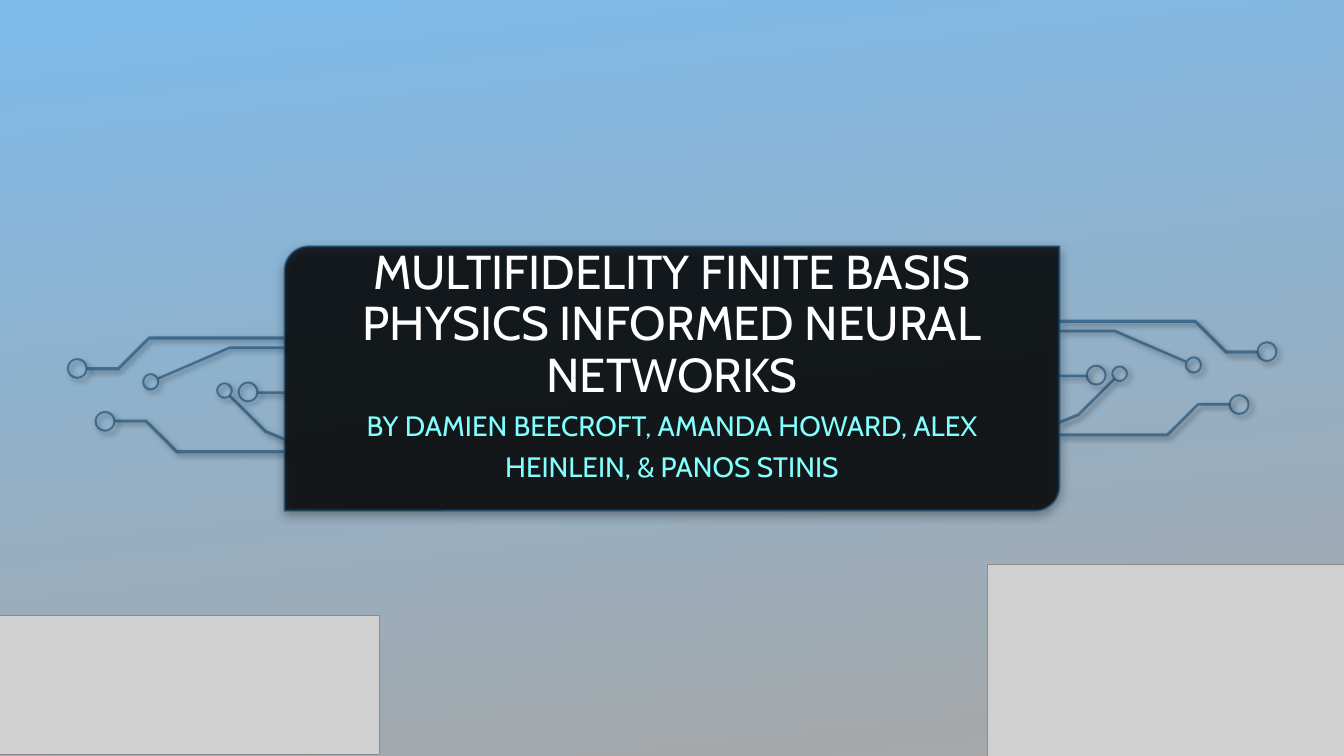
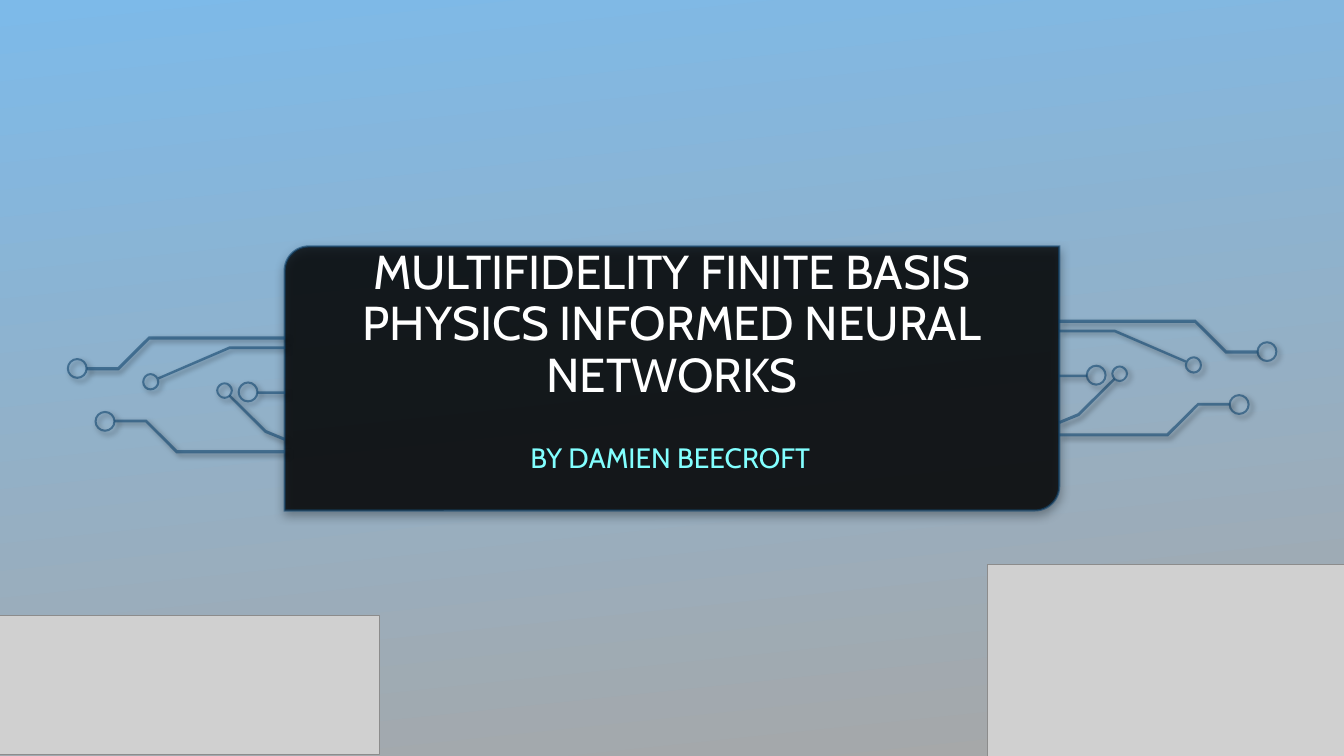
Before and after one commit to damienbeecroft/pnnl_research, a slide deck: slide 1 of MFFBPINNs.pptx. Drawn at 1344x756 pixels with LibreOffice and Linux fonts; fonts in the diff are those of the drawing; grey boxes stand for pictures; background and template pictures are left out. Boxes give left, top, right and bottom in pixels: in the first picture for what was removed or moved away, otherwise in the second. Text is boxed around its words. In the diff, an @@ line names an element or a change of style, - is before the commit and + after.

```diff
--- a/MFFBPINNs.pptx
+++ b/MFFBPINNs.pptx
@@ subtitle at (x1=530, y1=448, x2=810, y2=469): text changed @@
-BY DAMIEN BEECROFT, AMANDA HOWARD, ALEX HEINLEIN, & PANOS STINIS
+BY DAMIEN BEECROFT
```
Also in this commit, not shown: 7 other slides changed, 2 slides added, 2 other files.
